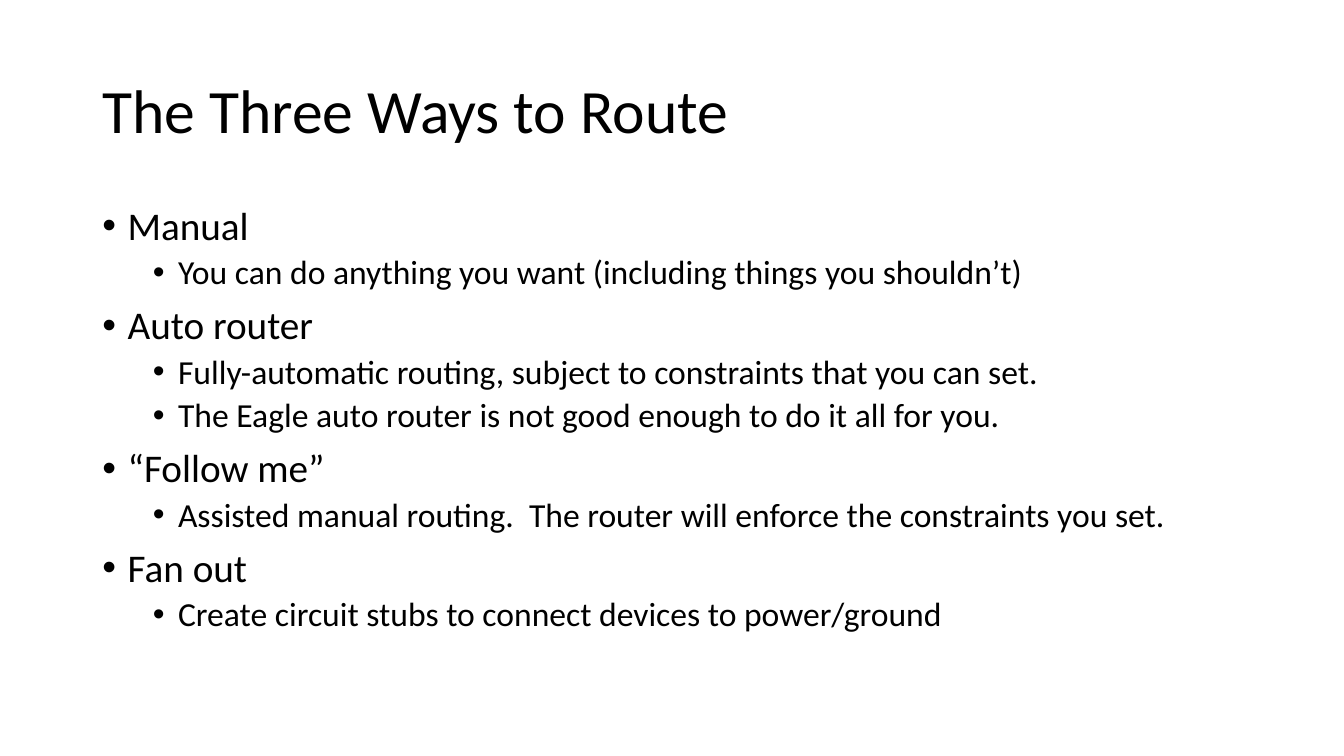
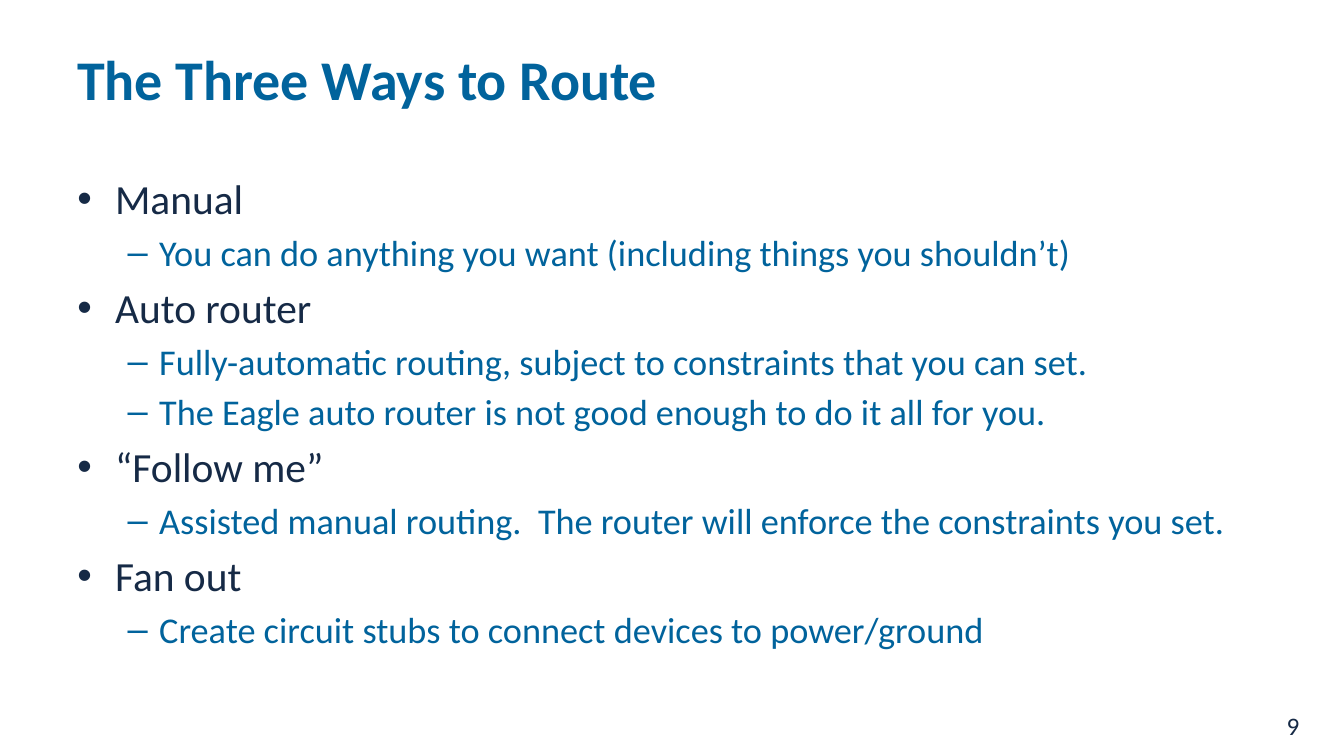
Before and after one commit to NVSL/QuadClass-Resources, a slide deck: slide 9 of labs/Laying-Out-The-Board/Laying-Out-The-Board.pptx. Drawn at 1344x756 pixels with LibreOffice and Linux fonts; fonts in the diff are those of the drawing; background and template pictures are left out. Boxes give left, top, right and bottom in pixels: in the first picture for what was removed or moved away, otherwise in the second. Text is boxed around its words. In the diff, an @@ line names an element or a change of style, - is before the commit and + after.

```diff
--- a/labs/Laying-Out-The-Board/Laying-Out-The-Board.pptx
+++ b/labs/Laying-Out-The-Board/Laying-Out-The-Board.pptx
@@ title "The Three Ways to Route" moved from (x1=102, y1=90, x2=728, y2=143) to (x1=77, y1=60, x2=657, y2=109) @@
@@ title "The Three Ways to Route" at (x1=77, y1=60, x2=657, y2=109): size 44 to 40 pt, text colour #000000 to #01639C, bold on; line spacing 0.9 to 1 @@
@@ text "Manual" moved from (x1=128, y1=212, x2=1164, y2=632) to (x1=115, y1=185, x2=1224, y2=650) @@
@@ text "Manual" at (x1=115, y1=185, x2=1224, y2=650): size 28 to 29.6 pt, text colour #000000 to #162A46 in "Manual", "Auto router", "“Follow me”", "Fan out"; size 24 to 25.9 pt, text colour #000000 to #01639C in "You can do anything you want (including ...", "Fully-automatic routing, subject to constraints that you ...", "The Eagle auto router is not good ...", "Assisted manual routing. The router will enforce ..." and 1 more places; indent changed; line spacing 0.9 to 1; less space between paragraphs; bullet • to – @@
@@ page number added at (x1=1287, y1=718, x2=1300, y2=735), 18 pt, text #162A46 @@
+9
```
Also in this commit, not shown: 29 other slides changed, 7 other files.
